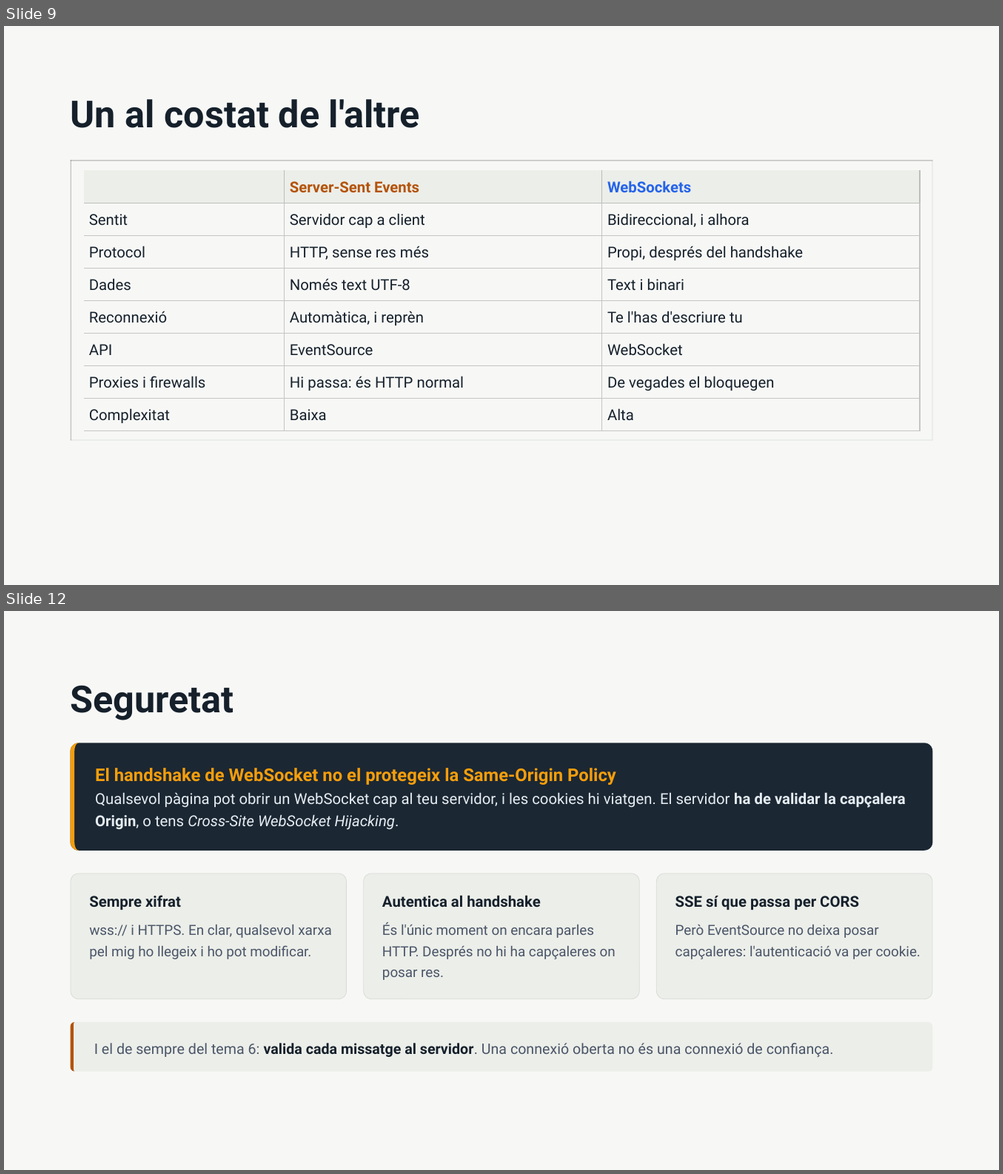
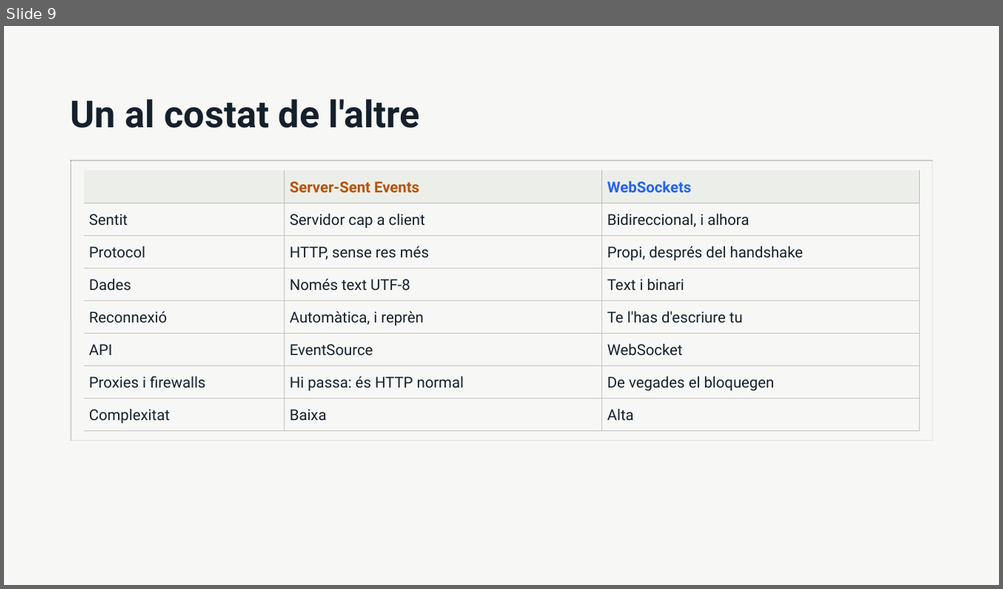
Before and after one commit to amplob/ASW, a slide deck: teoria/WebSockets i Server-Sent Events.pptx. Shown one above the other, each under a label of ours: slides 9 and 12 before the commit, slide 9 after it; the slides between them are not shown. The pictures are 1003x1174 and 1003x589 pixels, drawn with LibreOffice and Linux fonts; fonts in the diff are those of the drawing. Boxes give left, top, right and bottom in pixels: in the first picture for what was removed or moved away, otherwise in the second. Text is boxed around its words. In the diff, an @@ line names an element or a change of style, - is before the commit and + after.

```diff
--- a/teoria/WebSockets i Server-Sent Events.pptx
+++ b/teoria/WebSockets i Server-Sent Events.pptx
@@ slide 12 removed at (x1=4, y1=611, x2=999, y2=1170), background #F7F8F6 @@
@@ title removed at (x1=71, y1=685, x2=234, y2=721) @@
-Seguretat
@@ rounded rectangle removed at (x1=71, y1=743, x2=933, y2=851) @@
@@ freeform shape removed at (x1=71, y1=743, x2=933, y2=851) @@
@@ text removed at (x1=95, y1=768, x2=616, y2=785) @@
-El handshake de WebSocket no el protegeix la Same-Origin Policy
@@ text removed at (x1=95, y1=792, x2=905, y2=830) @@
-Qualsevol pàgina pot obrir un WebSocket cap al teu servidor, i les cookies hi viatgen. El servidor ha de validar la capçalera Origin, o tens Cross-Site WebSocket Hijacking.
@@ rounded rectangle removed at (x1=71, y1=874, x2=347, y2=999) @@
@@ rounded rectangle removed at (x1=364, y1=874, x2=640, y2=999) @@
@@ rounded rectangle removed at (x1=656, y1=874, x2=932, y2=999) @@
@@ text removed at (x1=89, y1=895, x2=181, y2=910) @@
-Sempre xifrat
@@ text removed at (x1=382, y1=895, x2=540, y2=907) @@
-Autentica al handshake
@@ text removed at (x1=675, y1=896, x2=859, y2=910) @@
-SSE sí que passa per CORS
@@ text removed at (x1=89, y1=925, x2=332, y2=960) @@
-wss:// i HTTPS. En clar, qualsevol xarxa pel mig ho llegeix i ho pot modificar.
@@ text removed at (x1=382, y1=923, x2=615, y2=980) @@
-És l'únic moment on encara parles HTTP. Després no hi ha capçaleres on posar res.
@@ text removed at (x1=675, y1=925, x2=920, y2=960) @@
-Però EventSource no deixa posar capçaleres: l'autenticació va per cookie.
@@ rounded rectangle removed at (x1=71, y1=1023, x2=933, y2=1072) @@
-I el de sempre del tema 6: valida cada missatge al servidor. Una connexió oberta no és una connexió de confiança.
@@ freeform shape removed at (x1=71, y1=1023, x2=933, y2=1072) @@
```
Also in this commit, not shown: 6 slides changed, 6 slides added, 3 other slides removed.
